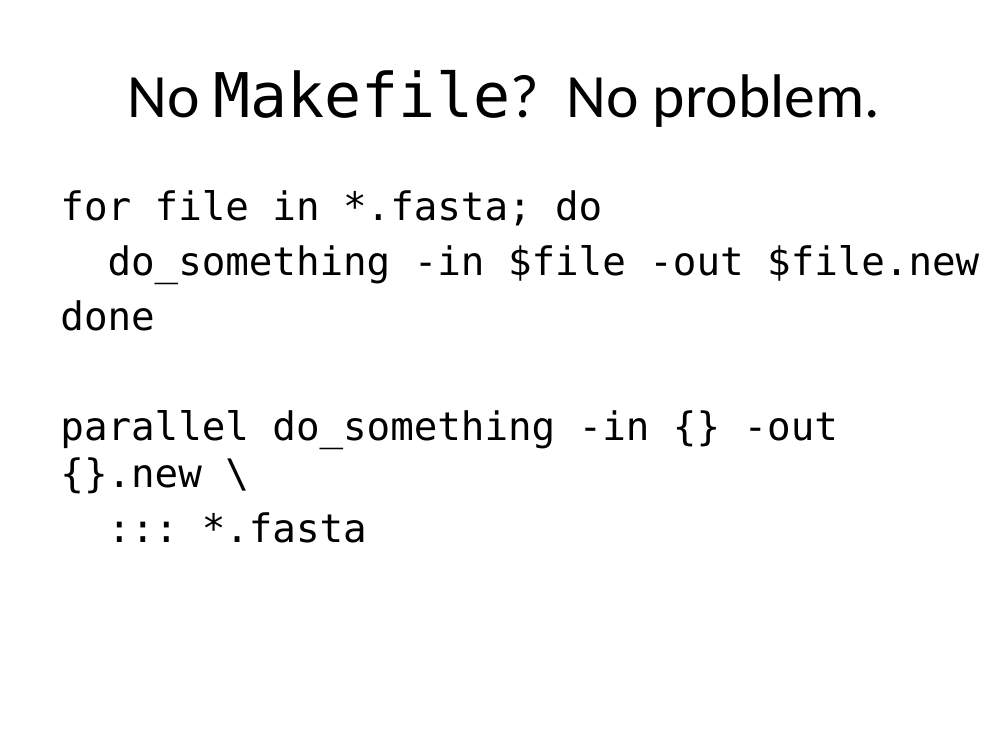
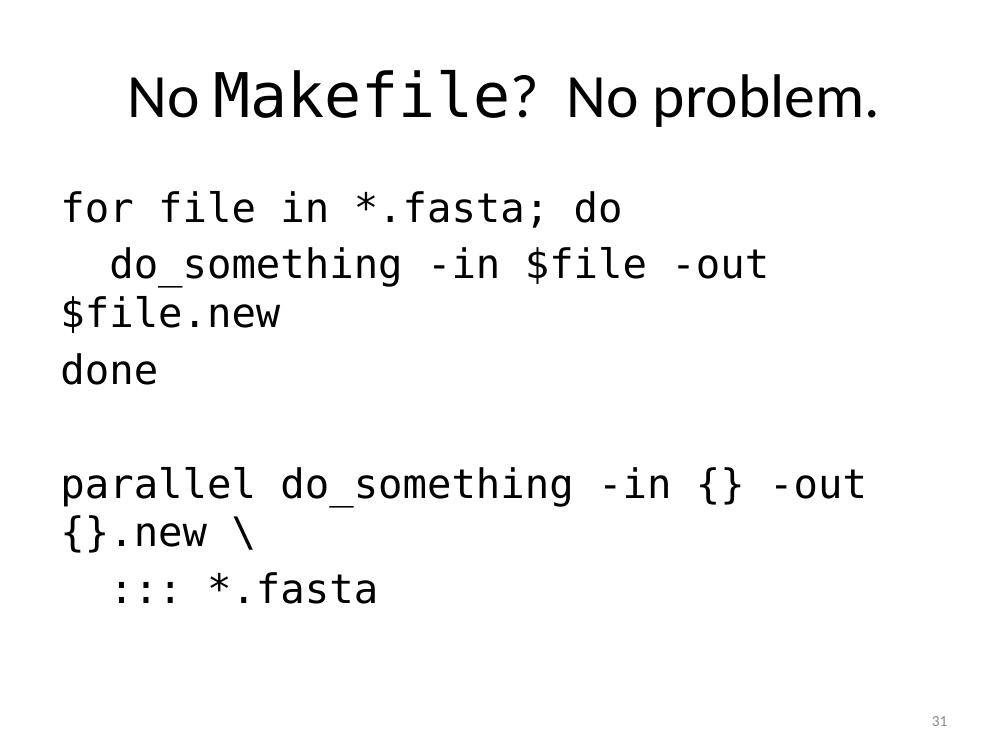
Before and after one commit to tsibley/Workflows-and-Parallel-Processing, a slide deck: slide 31 of CBG-2014-05-21.pptx. Drawn at 1008x756 pixels with LibreOffice and Linux fonts; fonts in the diff are those of the drawing. Boxes give left, top, right and bottom in pixels: in the first picture for what was removed or moved away, otherwise in the second. Text is boxed around its words. In the diff, an @@ line names an element or a change of style, - is before the commit and + after.

Commit message:
Fix mis-formatting I introduced in the last change
The font size didn't stay the same between slides on the last parallel
example, causing a jarring shift.

```diff
--- a/CBG-2014-05-21.pptx
+++ b/CBG-2014-05-21.pptx
@@ text "for file in *.fasta; do" at (x1=60, y1=191, x2=867, y2=604): size 28 to 29 pt @@
@@ page number added at (x1=932, y1=716, x2=948, y2=726), 11 pt, text #8C8C8C @@
+31
```
Also in this commit, not shown: 43 other slides changed, 1 slide added, 1 slide removed.
